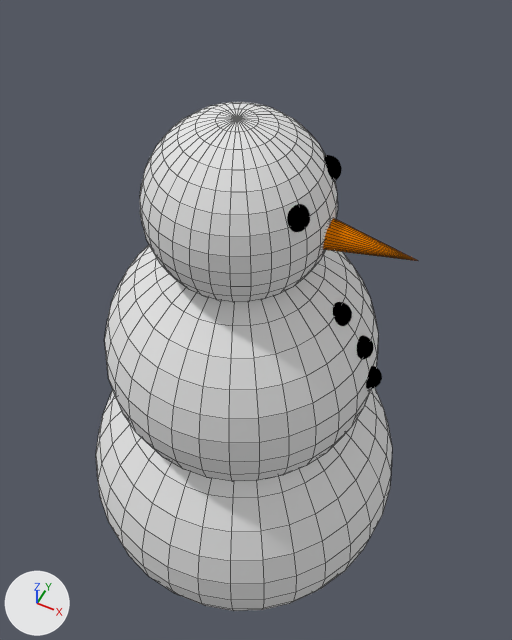
The Blender file player/snowman.blend as it was, and as the next commit left it.
One viewpoint serves both versions: a 50 mm lens placed at (1.22, -2.26, 4.26), pointed at (-0.03, 0.23, 1.13). The axes (+X, +Y, +Z) are drawn at lower left. The lights are the same throughout. Mesh edges are drawn as thin lines on the coarser meshes.

The scene before the commit, as lines of its bpy script (objects in view):
```python
me_cone = bpy.data.meshes.new('Cone')
me_cone.from_pydata(...)  # a 32-sided cone pointing to +z spanning x -1.0..1.0, y -1.0..1.0, z -1.0..1.0
me_cone.materials.append(mat_material_002)  # orange #e77a00
me_sphere = bpy.data.meshes.new('Sphere')
me_sphere.from_pydata(...)  # a UV sphere (32 segments, 16 rings, poles along z) spanning x -1.0..1.0, y -1.0..1.0, z -1.0..1.0
me_sphere.materials.append(mat_snow)  # white #e7e7e7
me_sphere_002 = bpy.data.meshes.new('Sphere.002')
me_sphere_002.from_pydata(...)  # a UV sphere (32 segments, 16 rings, poles along z) spanning x -1.0..1.0, y -1.0..1.0, z -1.0..1.0
me_sphere_002.materials.append(mat_snow)  # white #e7e7e7
ob_nose = bpy.data.objects.new('nose', me_cone)
ob_nose.location = (0.503, 0.024, 2.154)
ob_nose.rotation_euler = (1.49, -0.908, -1.426)  # degrees (85, -52, -82)
ob_nose.scale = (-0.125, -0.122, -0.343)
ob_snowballfeet = bpy.data.objects.new('snowballfeet', me_sphere)
ob_snowballfeet.location = (0.0, 0.0, 0.0)
ob_snowballhead = bpy.data.objects.new('snowballhead', me_sphere_002)
ob_snowballhead.location = (0.0, 0.0, 2.176)
ob_snowballhead.scale = (0.452, 0.452, 0.452)
# also in view: 'snowballbody' at (0.0, 0.0, 1.18)
```
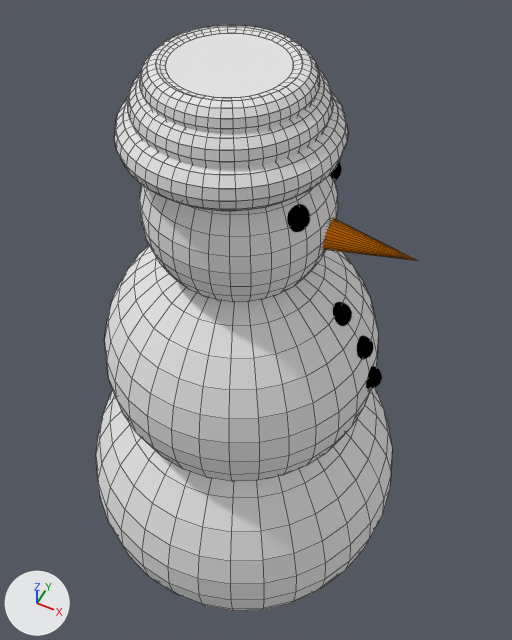
Changed parts and their boxes [x1, y1, x2, y2] in the pictures (512 x 640 px):
'Torus', added
    after: [114, 92, 348, 211]
'Torus.002', added
    after: [140, 25, 320, 133]
'Torus.001', added
    after: [128, 69, 333, 168]
'Cylinder', added
    after: [162, 31, 297, 99]

The edits, one by one:
Mesh me_torus_003 is new.
It has 2304 vertices, 576 faces and spans x -1.25..1.25, y -1.25..1.25, z -0.25..0.25.
Mesh me_cylinder_001 is new.
It is a 32-sided cylinder along z spanning x -1.0..1.0, y -1.0..1.0, z -1.0..1.0.
Object 'Torus.002' (ob_torus_002) is new; it shows me_torus_003.
Its location is (-0.029, 0.003, 2.799).
Its scale is (0.284, 0.284, 0.284).
Object 'Torus.001' (ob_torus_001) is new; it shows a copy of me_torus_003.
Its location is (-0.029, 0.003, 2.7).
Its scale is (0.332, 0.332, 0.332).
Object 'Torus' (ob_torus) is new; it shows a copy of me_torus_003.
Its location is (-0.029, 0.003, 2.573).
Its scale is (0.389, 0.389, 0.389).
Object 'Cylinder' (ob_cylinder) is new; it shows me_cylinder_001.
Its location is (-0.022, 0.004, 2.589).
Its scale is (0.275, 0.275, 0.275).
